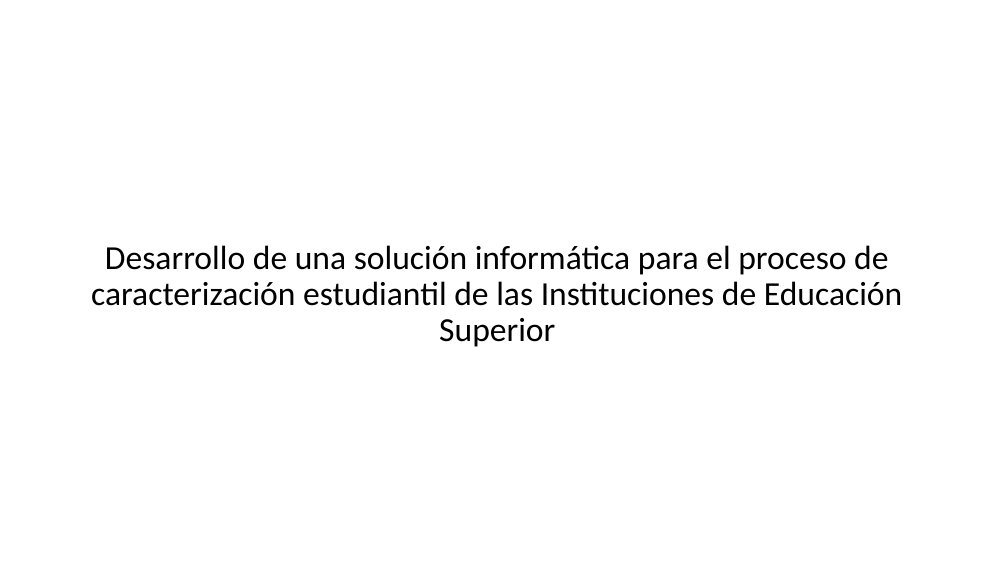
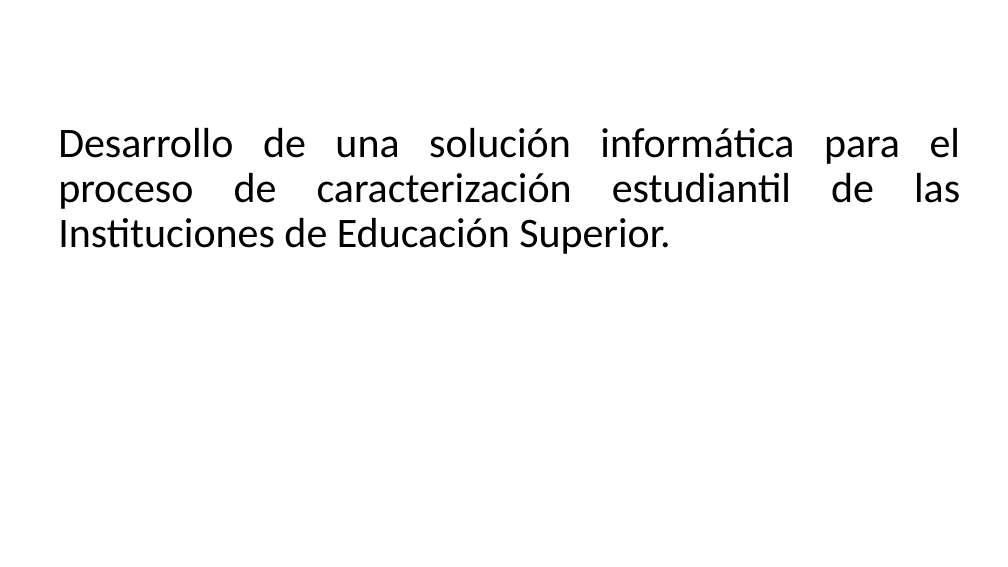
Before and after one commit to BrayanNovoa/uniminuto, a slide deck: slide 2 of expo/expo.pptx. Drawn at 1008x567 pixels with LibreOffice and Linux fonts; fonts in the diff are those of the drawing; background and template pictures are left out. Boxes give left, top, right and bottom in pixels: in the first picture for what was removed or moved away, otherwise in the second. Text is boxed around its words. In the diff, an @@ line names an element or a change of style, - is before the commit and + after.

```diff
--- a/expo/expo.pptx
+++ b/expo/expo.pptx
@@ text at [58,128,960,254]: text changed; size 32 to 40 pt @@
-Desarrollo de una solución informática para el proceso de caracterización estudiantil de las Instituciones de Educación Superior
+Desarrollo de una solución informática para el proceso de caracterización estudiantil de las Instituciones de Educación Superior.
```
Also in this commit, not shown: 19 other slides changed, 7 slides added, 4 slides removed, 1 other file.
